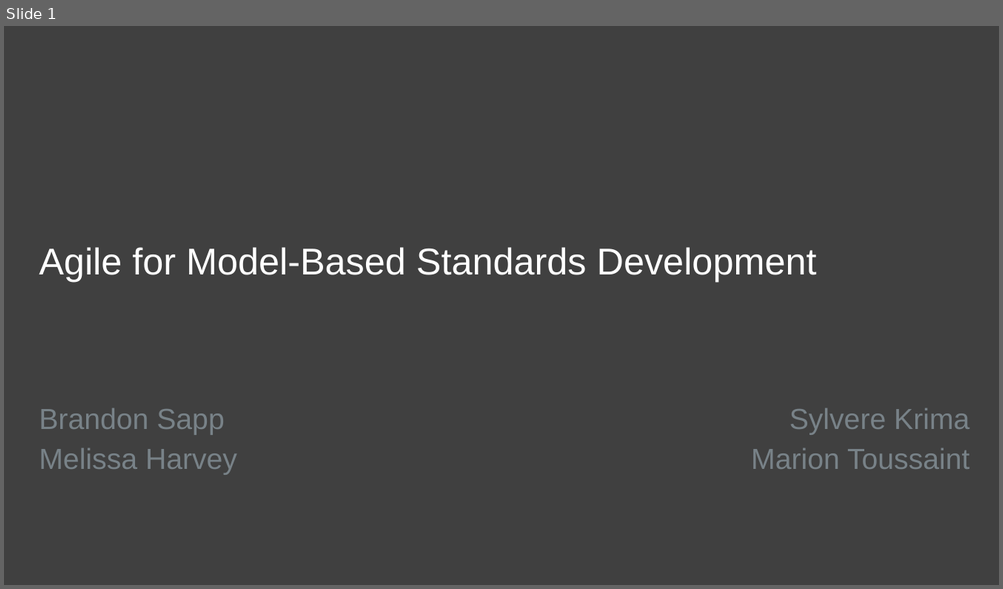
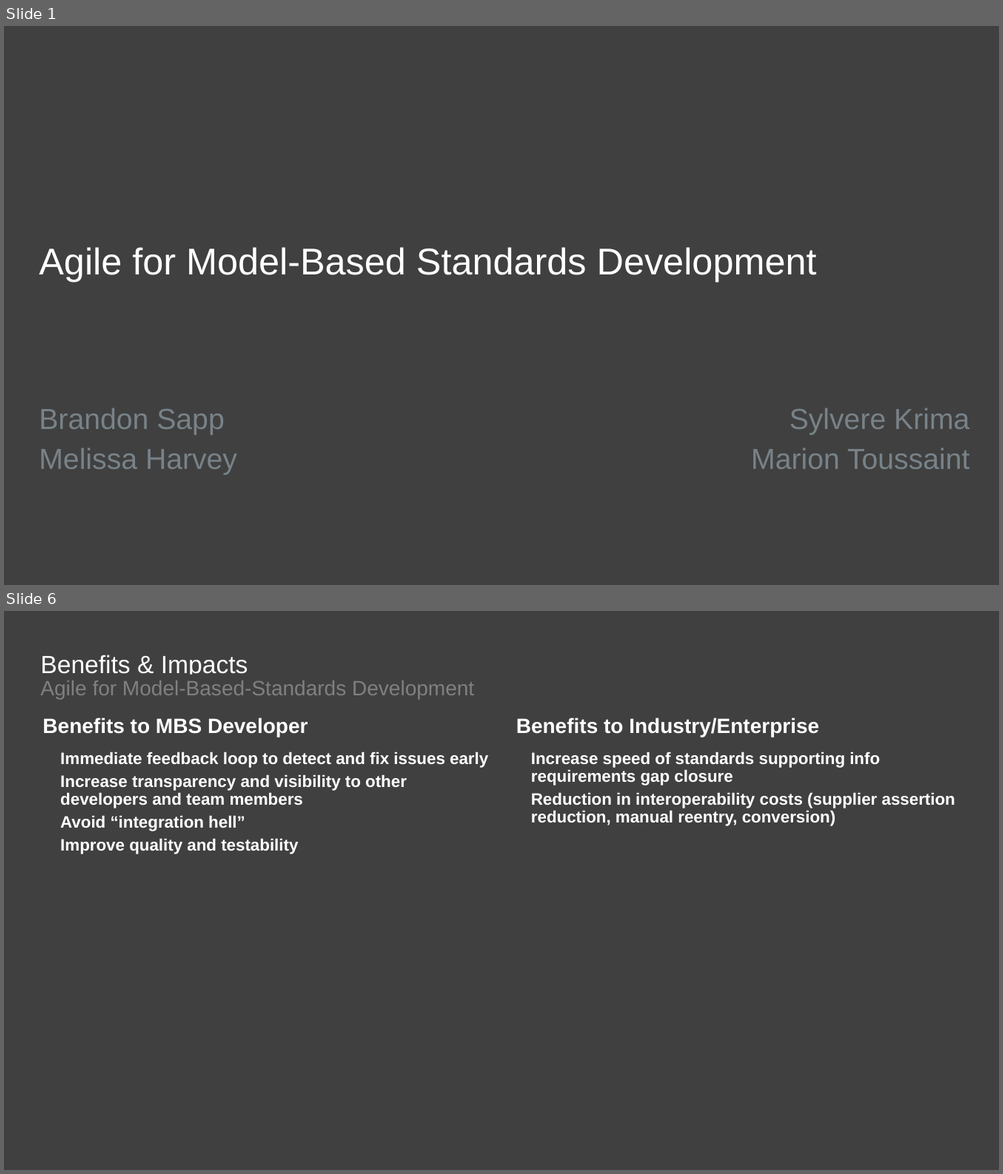
Before and after one commit to agile4mbsd/papers, a slide deck: 01 - Agile for Model-Based Standards Development/D - Presentations/PDES.Presentation.pptx. Shown one above the other, each under a label of ours: slide 1 before the commit, slides 1 and 6 after it; the slides between them are not shown. The pictures are 1003x589 and 1003x1174 pixels, drawn with LibreOffice and Linux fonts; fonts in the diff are those of the drawing; background and template pictures are left out. Boxes give left, top, right and bottom in pixels: in the first picture for what was removed or moved away, otherwise in the second. Text is boxed around its words. In the diff, an @@ line names an element or a change of style, - is before the commit and + after.

```diff
--- a/01 - Agile for Model-Based Standards Development/D - Presentations/PDES.Presentation.pptx
+++ b/01 - Agile for Model-Based Standards Development/D - Presentations/PDES.Presentation.pptx
@@ slide 6 added at box(4, 611, 999, 1170), background #404040 @@
@@ title added at box(40, 655, 248, 675), 24 pt, text #FFFFFF @@
+Benefits & Impacts
@@ text added at box(40, 681, 474, 700), 20 pt, text #808080 @@
+Agile for Model-Based-Standards Development
@@ text added at box(42, 718, 308, 737), 20 pt, text #FFFFFF, bold @@
+  Benefits to MBS Developer
@@ text added at box(516, 718, 819, 737), 20 pt, text #FFFFFF, bold @@
+  Benefits to Industry/Enterprise
@@ text added at box(60, 752, 488, 854), 16 pt, text #FFFFFF, bold @@
+  Immediate feedback loop to detect and fix issues early
+  Increase transparency and visibility to other developers and team members
+  Avoid “integration hell”
+  Improve quality and testability
@@ text added at box(531, 752, 955, 826), 16 pt, text #FFFFFF, bold @@
+  Increase speed of standards supporting info requirements gap closure
+  Reduction in interoperability costs (supplier assertion reduction, manual reentry, conversion)
```
Also in this commit, not shown: 2 slides changed, 3 other slides added, 4 slides removed.
